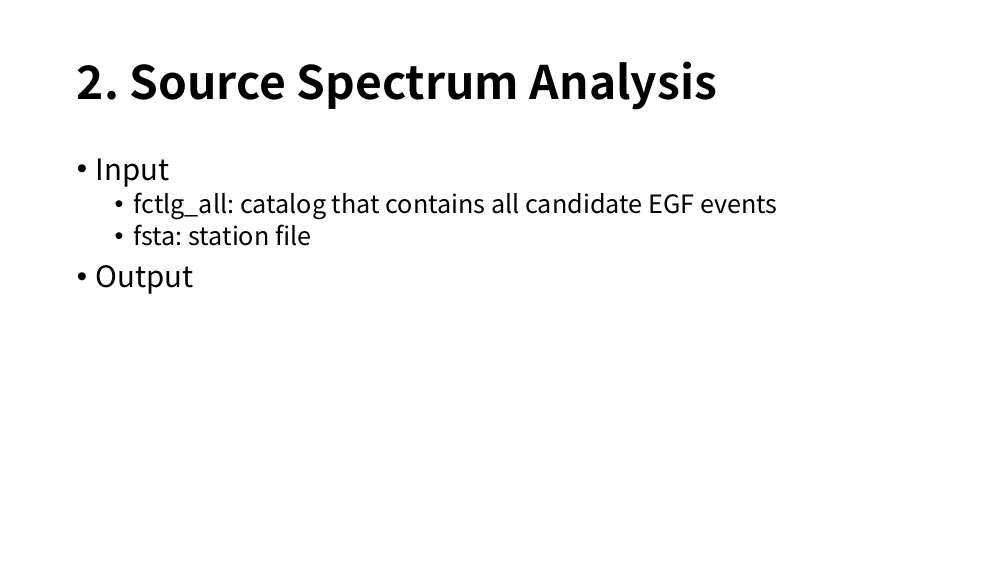
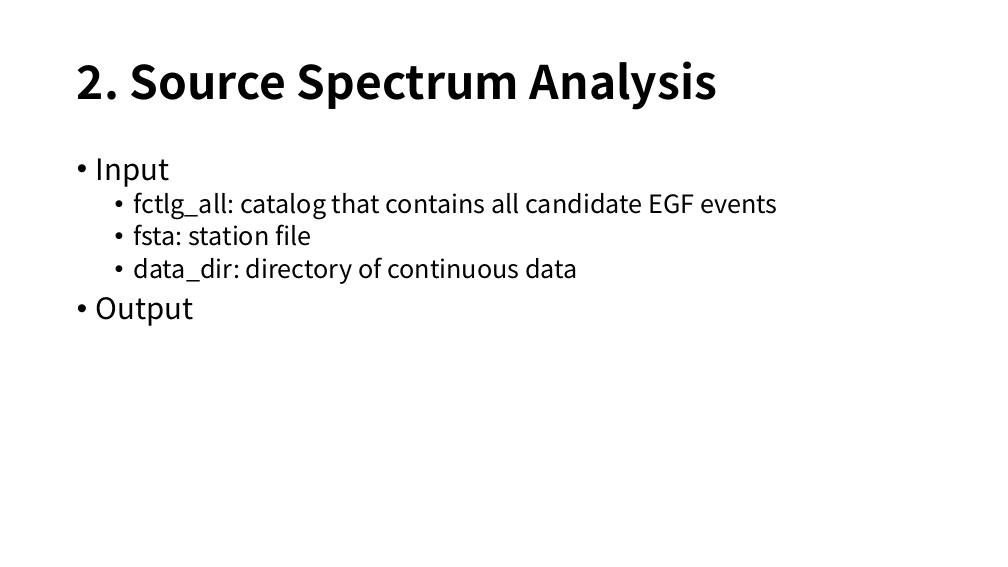
Before and after one commit to YijianZhou/Manual-Analysis-Helper, a slide deck: slide 5 of doc/MAH_Workflow.pptx. Drawn at 1008x567 pixels with LibreOffice and Linux fonts; fonts in the diff are those of the drawing. Boxes give left, top, right and bottom in pixels: in the first picture for what was removed or moved away, otherwise in the second. Text is boxed around its words. In the diff, an @@ line names an element or a change of style, - is before the commit and + after.

```diff
--- a/doc/MAH_Workflow.pptx
+++ b/doc/MAH_Workflow.pptx
@@ text at <box>134,257,578,284</box>: paragraph added @@
+  • data_dir: directory of continuous data
```
Also in this commit, not shown: 2 other slides changed, 2 slides added, 5 other files.
